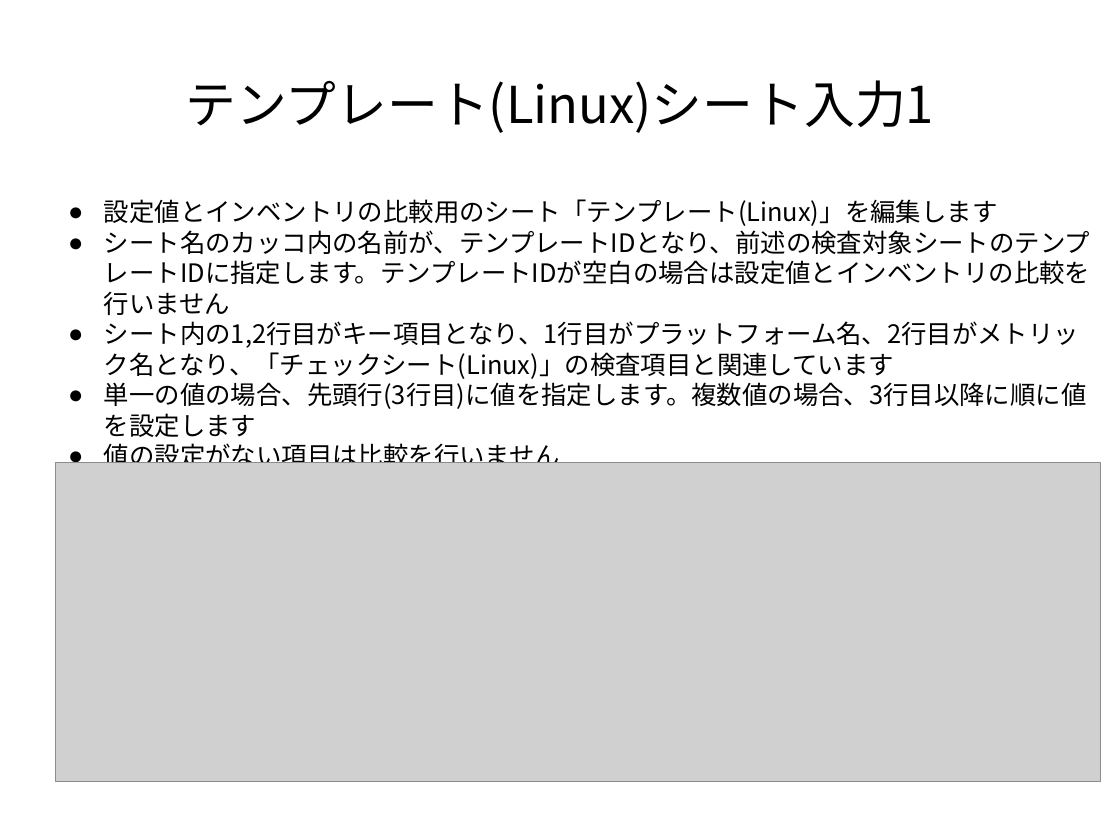
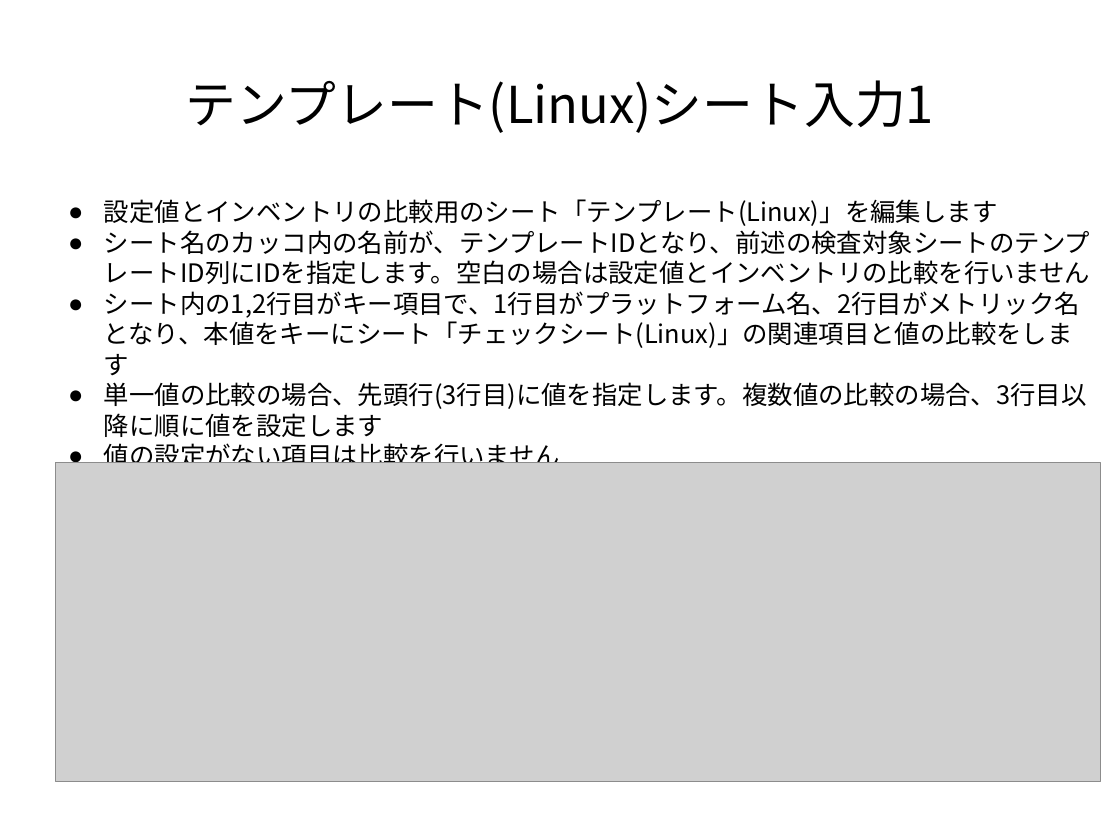
Before and after one commit to frsw3nr/gradle-server-acceptance, a slide deck: slide 28 of docs/jp/tutorial_test_pc.pptx. Drawn at 1120x840 pixels with LibreOffice and Linux fonts; fonts in the diff are those of the drawing; grey boxes stand for pictures. Boxes give left, top, right and bottom in pixels: in the first picture for what was removed or moved away, otherwise in the second. Text is boxed around its words. In the diff, an @@ line names an element or a change of style, - is before the commit and + after.

```diff
--- a/docs/jp/tutorial_test_pc.pptx
+++ b/docs/jp/tutorial_test_pc.pptx
@@ text at (104,230,1090,409): text changed @@
-● シート名のカッコ内の名前が、テンプレートIDとなり、前述の検査対象シートのテンプレートIDに指定します。テンプレートIDが空白の場合は設定値とインベントリの比較を行いません
-● シート内の1,2行目がキー項目となり、1行目がプラットフォーム名、2行目がメトリック名となり、「チェックシート(Linux)」の検査項目と関連しています
-  ● 単一の値の場合、先頭行(3行目)に値を指定します。複数値の場合、3行目以降に順に値を設定します
+● シート名のカッコ内の名前が、テンプレートIDとなり、前述の検査対象シートのテンプレートID列にIDを指定します。空白の場合は設定値とインベントリの比較を行いません
+● シート内の1,2行目がキー項目で、1行目がプラットフォーム名、2行目がメトリック名となり、本値をキーにシート「チェックシート(Linux)」の関連項目と値の比較をします
+  ● 単一値の比較の場合、先頭行(3行目)に値を指定します。複数値の比較の場合、3行目以降に順に値を設定します
```
Also in this commit, not shown: 10 other slides changed, 11 other files.
